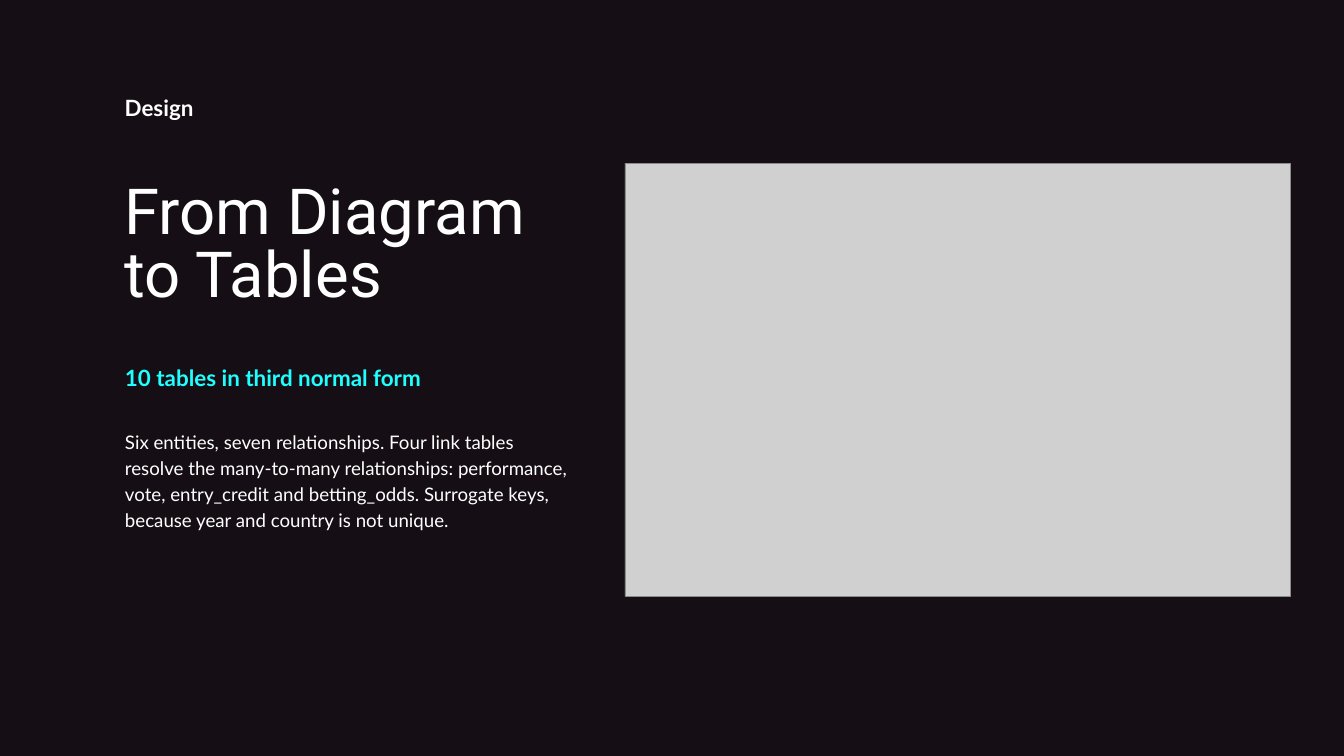
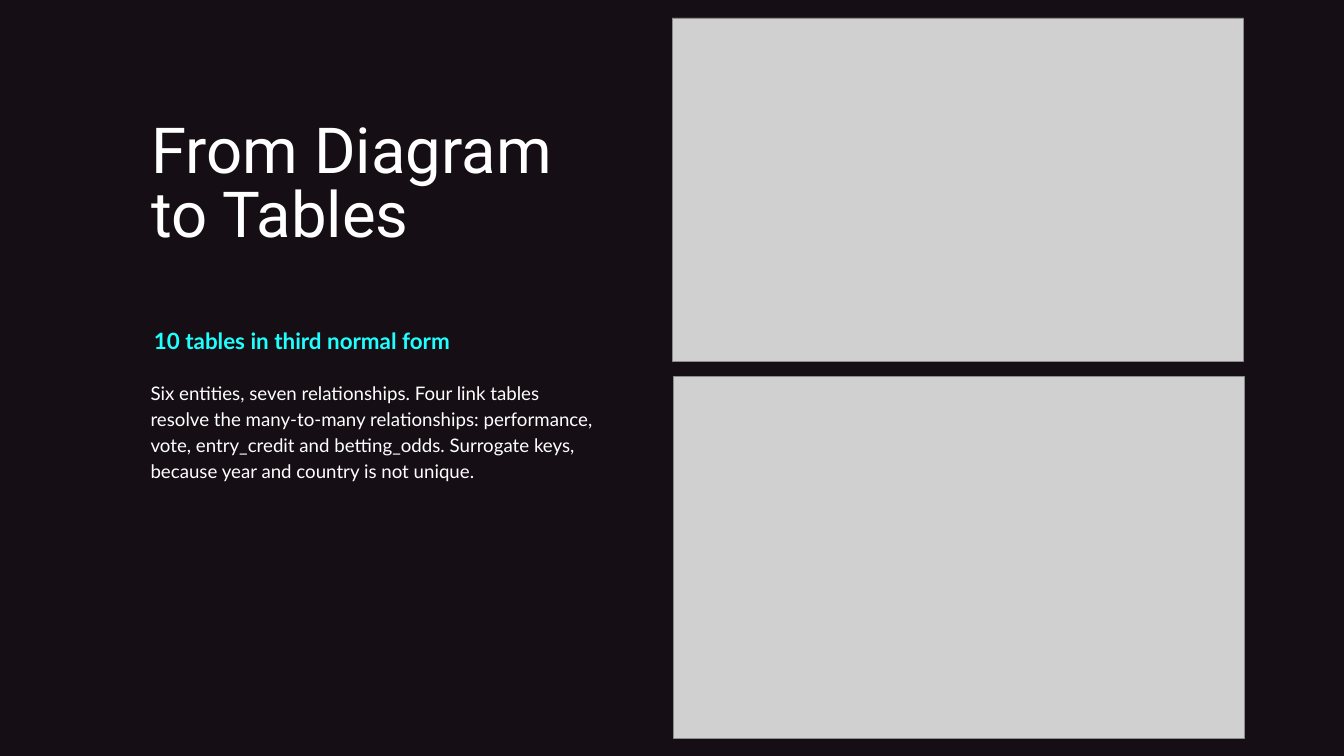
Before and after one commit to kkerekes-2005/Information_Technology_Project_Eurovision, a slide deck: slide 5 of docs/eurovision-presentation.pptx. Drawn at 1344x756 pixels with LibreOffice and Linux fonts; fonts in the diff are those of the drawing; grey boxes stand for pictures. Boxes give left, top, right and bottom in pixels: in the first picture for what was removed or moved away, otherwise in the second. Text is boxed around its words. In the diff, an @@ line names an element or a change of style, - is before the commit and + after.

```diff
--- a/docs/eurovision-presentation.pptx
+++ b/docs/eurovision-presentation.pptx
@@ picture: place and size @@
-picture at box(625, 163, 1290, 596)
+picture at box(672, 18, 1243, 362)
@@ text removed at box(125, 99, 194, 120) @@
-Design
@@ text "From Diagram": place and size @@
-text "From Diagram" at box(125, 188, 525, 298)
+text "From Diagram" at box(152, 127, 552, 238)
@@ text "10 tables in third normal ...": place and size @@
-text "10 tables in third normal ..." at box(125, 369, 421, 386)
+text "10 tables in third normal ..." at box(154, 332, 450, 349)
@@ text "Six entities, seven relationships. Four ...": place and size @@
-text "Six entities, seven relationships. Four ..." at box(125, 435, 567, 531)
+text "Six entities, seven relationships. Four ..." at box(151, 386, 593, 482)
@@ picture added at box(673, 377, 1244, 739) @@
```
Also in this commit, not shown: 8 other slides changed, 3 slides added, 4 slides removed, 38 other files.
